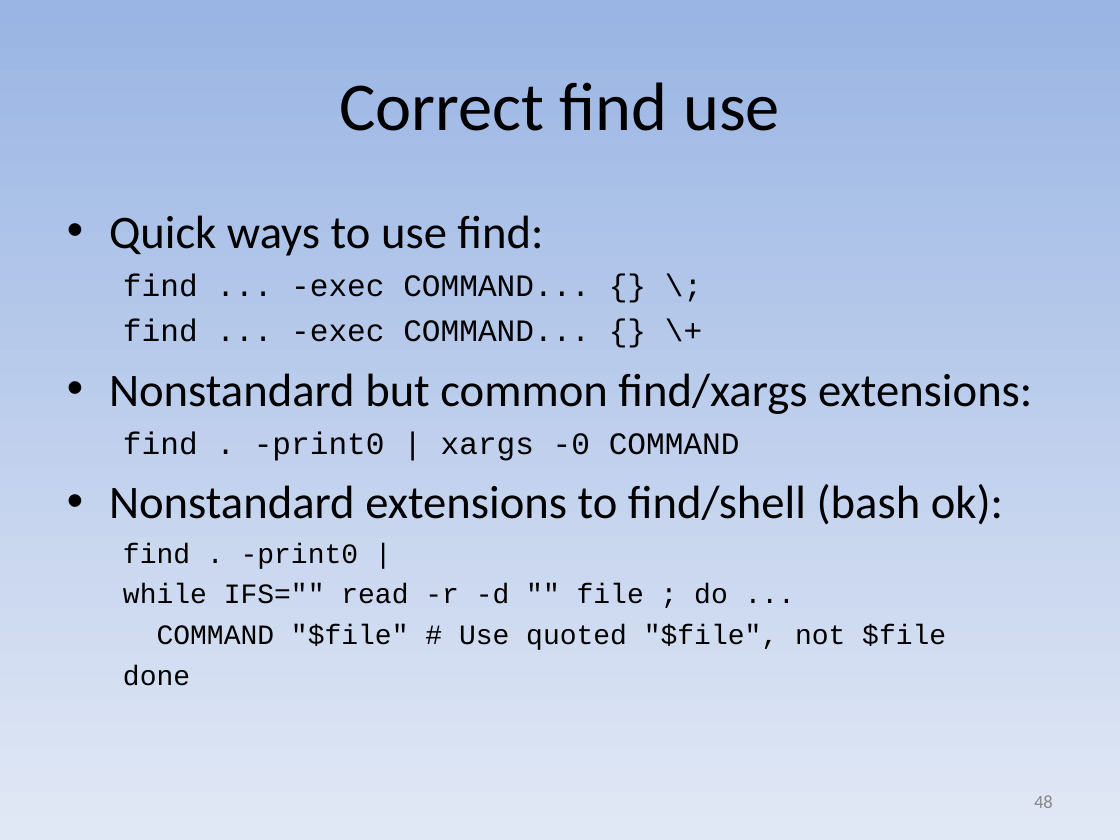
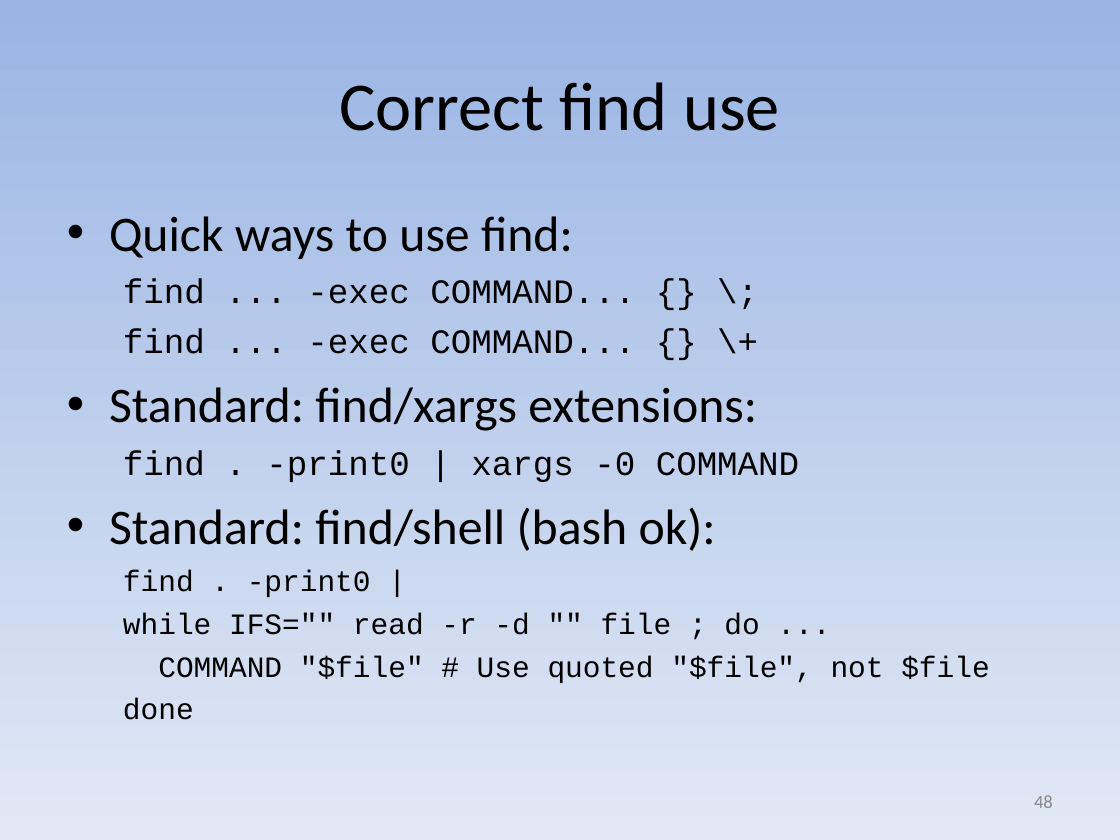
Before and after one commit to david-a-wheeler/david-a-wheeler.github.io, a slide deck: slide 48 of secure-class/presentations/Secure-Software-5-Call-Out.ppt. Drawn at 1120x840 pixels with LibreOffice and Linux fonts; fonts in the diff are those of the drawing. Boxes give left, top, right and bottom in pixels: in the first picture for what was removed or moved away, otherwise in the second. Text is boxed around its words. In the diff, an @@ line names an element or a change of style, - is before the commit and + after.

```diff
--- a/secure-class/presentations/Secure-Software-5-Call-Out.ppt
+++ b/secure-class/presentations/Secure-Software-5-Call-Out.ppt
@@ text at <box>109,216,990,720</box>: size 30 to 32 pt in "Quick ways to use find:"; size 20 to 22 pt in "find ... -exec COMMAND... {} \;", "find ... -exec COMMAND... {} \+", "find . -print0 | xargs -0 COMMAND"; size 18 to 19 pt in "find . -print0 |", "while IFS="" read -r -d "" file ...", "COMMAND "$file" # Use quoted "$file", not ...", "done" @@
@@ text at <box>109,387,757,431</box>: text changed; size 30 to 32 pt @@
-• Nonstandard but common find/xargs extensions:
+• Standard: find/xargs extensions:
@@ text at <box>109,508,716,551</box>: text changed; size 30 to 32 pt @@
-• Nonstandard extensions to find/shell (bash ok):
+• Standard: find/shell (bash ok):
```
Also in this commit, not shown: 1 other slide changed.
